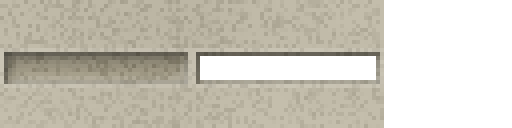
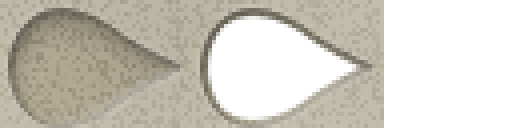
Layer changes from the first 512 × 128 image to the second:
renamed "Grid - Furnace" to "Slots", painted on it over 4, 8, 380, 128
